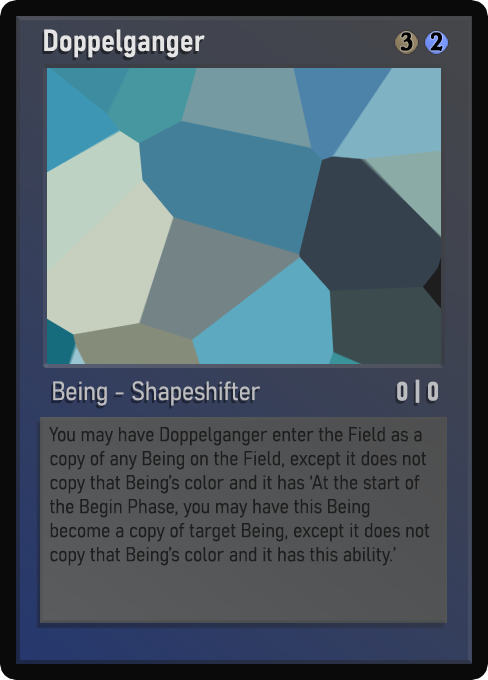
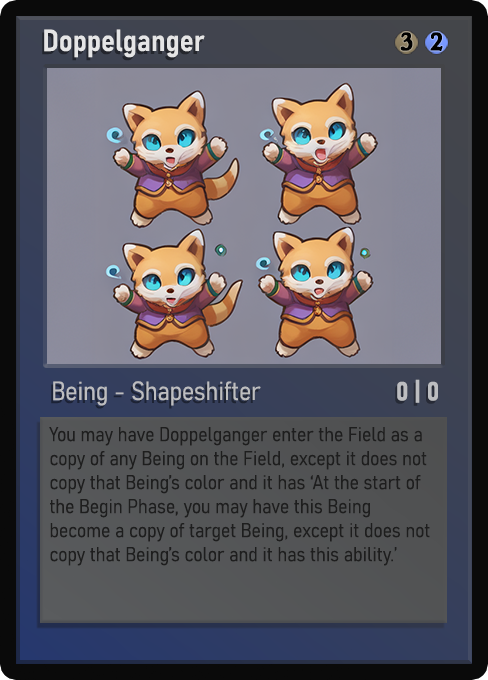
The second 488 x 680 image is a revision of the first. Changes to its layers:
painted on "Name" over [44, 30, 193, 57]
painted on "AtkDef" over [407, 382, 437, 397]
painted on "Class" over [53, 381, 261, 405]
painted on "Desc_small" over [50, 427, 430, 566]
painted on "Artwork" over [47, 68, 441, 364]
